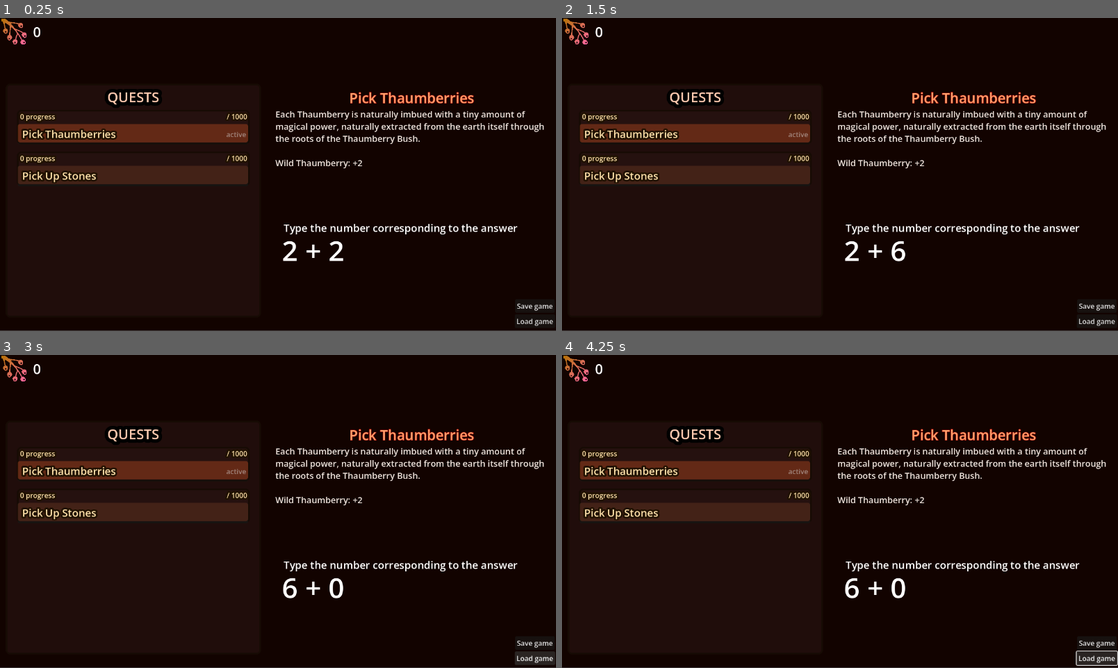
Above: before the commit, frames 1-4 (two rows, left to right).
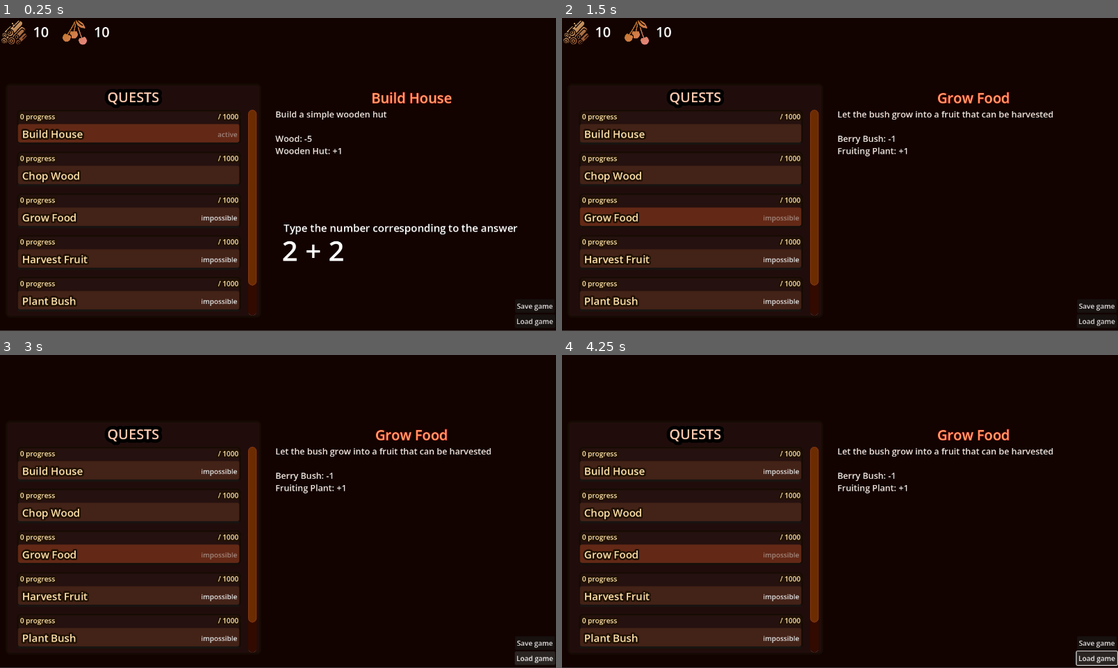
Above: after the commit, the same moments.

Repository: mark-chimes/mathcraft
Game: Godot game, scene res://main.tscn
Same seed, same stepped clock (60 frames per second), same inputs: the game is played once before the commit and once after it.
Inputs (mouse positions are in pixels of both pictures, inside the frame that each line leads up to; where the layout moved, square brackets give the same spot in the first picture):
- Up to frame 1 (0.25 s): no input
- Up to frame 2 (1.5 s): click (695, 174) at 0.52 s; click (689, 218) [695, 133] at 1.25 s
- Up to frame 3 (3 s): click "Save game" at 2 s; click "Load game" at 2.75 s
- Up to frame 4 (4.25 s): hold Right (right) from 3.53 s (still down)

The runs differ from the first frame. In frame 1, 11% of the frame differs, in the area x 0-98%, y 0-96%; in frame 2, 14%; in frame 3, 13%; in frame 4, 13%.

Commit message:
New town quests and fix scroll issue

Diff:
--- a/main.tscn
+++ b/main.tscn
@@ -4,10 +4,11 @@
 [ext_resource type="PackedScene" uid="uid://cuc13sg5m1opb" path="res://stock/display/stock_display.tscn" id="2_82xsv"]
 [ext_resource type="PackedScene" uid="uid://cpoa0e671quv4" path="res://stock/stock_control.tscn" id="2_getpj"]
 [ext_resource type="Script" uid="uid://c5sxrd4eoxsv6" path="res://stock/item_data.gd" id="3_vivmo"]
-[ext_resource type="Resource" uid="uid://decx3hdd3kxrg" path="res://stock/item/thaumberry.tres" id="4_2cqfq"]
+[ext_resource type="Resource" uid="uid://rpeaarc21ns3" path="res://stock/item_town/wood.tres" id="4_dg77c"]
 [ext_resource type="PackedScene" uid="uid://csh7j5mt7hv5r" path="res://quest/quest_manager.tscn" id="4_lquwl"]
 [ext_resource type="PackedScene" uid="uid://c0jylxnlmvvcp" path="res://quest/display/quest_group_display.tscn" id="5_7mycd"]
 [ext_resource type="Resource" uid="uid://brtf57wuqnvl" path="res://quest/quest_definitions/0_NULL_QUEST.tres" id="5_dg77c"]
+[ext_resource type="Resource" uid="uid://drllynphootd1" path="res://stock/item_town/food.tres" id="5_ycdy4"]
 [ext_resource type="PackedScene" uid="uid://cc71g6jbkpr0j" path="res://qna/q_n_a.tscn" id="6_7mycd"]
 [ext_resource type="Resource" uid="uid://tguudnm7na35" path="res://qna/generators/non_generator.tres" id="10_4c57u"]
 [ext_resource type="Script" uid="uid://cyruhkev45o2p" path="res://quest/display/current_quest_display.gd" id="11_efxa6"]
@@ -28,7 +29,8 @@
 [node name="StockControl" parent="Game/Inventory" unique_id=741979544 node_paths=PackedStringArray("stock_display") instance=ExtResource("2_getpj")]
 stock_display = NodePath("../StockDisplay")
 initial_inventory = Dictionary[ExtResource("3_vivmo"), int]({
-ExtResource("4_2cqfq"): 0
+ExtResource("4_dg77c"): 10,
+ExtResource("5_ycdy4"): 10
 })
 
 [node name="StockDisplay" parent="Game/Inventory" unique_id=662775784 instance=ExtResource("2_82xsv")]
@@ -43,6 +45,7 @@
 qna = NodePath("../../QnA")
 non_question = ExtResource("10_4c57u")
 null_quest = ExtResource("5_dg77c")
+all_quest_details_path = "res://quest/quest_definitions_town/"
 
 [node name="QuestGroupDisplayHolder" type="Control" parent="Game/Quests" unique_id=141513222]
 layout_mode = 3
--- a/quest/display/quest_display.tscn
+++ b/quest/display/quest_display.tscn
@@ -77,6 +77,7 @@
 [node name="ActivateButton" type="Button" parent="Control" unique_id=921258812]
 layout_mode = 2
 focus_mode = 0
+mouse_filter = 1
 text = "inactive"
 alignment = 2
 
--- a/quest/display/quest_group_display.tscn
+++ b/quest/display/quest_group_display.tscn
@@ -52,7 +52,6 @@
 
 [node name="ScrollContainer" type="ScrollContainer" parent="MarginContainer" unique_id=2058660074]
 layout_mode = 2
-mouse_filter = 2
 theme = ExtResource("1_755ly")
 horizontal_scroll_mode = 0
 
@@ -70,3 +69,4 @@
 
 [node name="QuestDisplay" parent="MarginContainer/ScrollContainer/MarginContainer/VBoxContainer" unique_id=639139388 instance=ExtResource("1_u5pbd")]
 layout_mode = 2
+mouse_filter = 2
--- /dev/null
+++ b/quest/quest_definitions_town/0_NULL_QUEST.tres
@@ -0,0 +1,16 @@
+[gd_resource type="Resource" script_class="QuestDetails" format=3 uid="uid://cwdxdga43gwhp"]
+
+[ext_resource type="Script" uid="uid://c5sxrd4eoxsv6" path="res://stock/item_data.gd" id="1_cf87p"]
+[ext_resource type="Script" uid="uid://ciars6sww88f0" path="res://qna/generators/non_generator.gd" id="2_5njkv"]
+[ext_resource type="Script" uid="uid://bat5xbmp1mw6y" path="res://quest/quest_details.gd" id="3_bu74x"]
+
+[sub_resource type="Resource" id="Resource_o5blm"]
+script = ExtResource("2_5njkv")
+metadata/_custom_type_script = "uid://ciars6sww88f0"
+
+[resource]
+script = ExtResource("3_bu74x")
+quest_id = "null_quest"
+quest_title = "No Quest Active"
+question_generator = SubResource("Resource_o5blm")
+metadata/_custom_type_script = "uid://bat5xbmp1mw6y"
--- /dev/null
+++ b/quest/quest_definitions_town/build_house.tres
@@ -0,0 +1,19 @@
+[gd_resource type="Resource" script_class="QuestDetails" format=3 uid="uid://djm6dv8qevq55"]
+
+[ext_resource type="Script" uid="uid://c5sxrd4eoxsv6" path="res://stock/item_data.gd" id="1_qogas"]
+[ext_resource type="Resource" uid="uid://cg1ldy25qcqes" path="res://qna/generators/addition_generator.tres" id="2_avbdq"]
+[ext_resource type="Resource" uid="uid://5220nkt44kx0" path="res://stock/item_town/hut.tres" id="2_jqrce"]
+[ext_resource type="Script" uid="uid://bat5xbmp1mw6y" path="res://quest/quest_details.gd" id="2_q1rtm"]
+[ext_resource type="Resource" uid="uid://rpeaarc21ns3" path="res://stock/item_town/wood.tres" id="3_qvnxy"]
+
+[resource]
+script = ExtResource("2_q1rtm")
+quest_id = "build_house"
+quest_title = "Build House"
+quest_description = "Build a simple wooden hut"
+question_generator = ExtResource("2_avbdq")
+item_mods = Dictionary[ExtResource("1_qogas"), int]({
+ExtResource("2_jqrce"): 1,
+ExtResource("3_qvnxy"): -5
+})
+metadata/_custom_type_script = "uid://bat5xbmp1mw6y"
--- /dev/null
+++ b/quest/quest_definitions_town/chop_wood.tres
@@ -0,0 +1,17 @@
+[gd_resource type="Resource" script_class="QuestDetails" format=3 uid="uid://bqcenm1cipt2l"]
+
+[ext_resource type="Script" uid="uid://c5sxrd4eoxsv6" path="res://stock/item_data.gd" id="1_noges"]
+[ext_resource type="Resource" uid="uid://cxk3mohaigffp" path="res://qna/generators/subtraction_generator.tres" id="2_h7t2e"]
+[ext_resource type="Resource" uid="uid://rpeaarc21ns3" path="res://stock/item_town/wood.tres" id="2_mkk76"]
+[ext_resource type="Script" uid="uid://bat5xbmp1mw6y" path="res://quest/quest_details.gd" id="2_pbnpl"]
+
+[resource]
+script = ExtResource("2_pbnpl")
+quest_id = "chop_wood"
+quest_title = "Chop Wood"
+quest_description = "Chop some wood from a nearby tree"
+question_generator = ExtResource("2_h7t2e")
+item_mods = Dictionary[ExtResource("1_noges"), int]({
+ExtResource("2_mkk76"): 2
+})
+metadata/_custom_type_script = "uid://bat5xbmp1mw6y"
--- /dev/null
+++ b/quest/quest_definitions_town/grow_food.tres
@@ -0,0 +1,28 @@
+[gd_resource type="Resource" script_class="QuestDetails" format=3 uid="uid://qkb0uqde5pcm"]
+
+[ext_resource type="Script" uid="uid://c5sxrd4eoxsv6" path="res://stock/item_data.gd" id="1_1k51l"]
+[ext_resource type="Script" uid="uid://bat5xbmp1mw6y" path="res://quest/quest_details.gd" id="2_h03on"]
+[ext_resource type="Resource" uid="uid://uhy4skqkperu" path="res://stock/item_town/berry_bush.tres" id="2_y65ei"]
+[ext_resource type="Resource" uid="uid://cg1ldy25qcqes" path="res://qna/generators/addition_generator.tres" id="3_5hajo"]
+[ext_resource type="Resource" uid="uid://bocrre7ypedg2" path="res://stock/item_town/fruit.tres" id="3_kq8uk"]
+[ext_resource type="Script" uid="uid://ca0nf5otmwtgb" path="res://quest/quest_unlock_requirements.gd" id="5_kq8uk"]
+
+[sub_resource type="Resource" id="Resource_p77as"]
+script = ExtResource("5_kq8uk")
+required_resources = Dictionary[StringName, int]({
+&"berry_bush": 1
+})
+metadata/_custom_type_script = "uid://ca0nf5otmwtgb"
+
+[resource]
+script = ExtResource("2_h03on")
+quest_id = "grow_food"
+quest_title = "Grow Food"
+quest_description = "Let the bush grow into a fruit that can be harvested"
+question_generator = ExtResource("3_5hajo")
+item_mods = Dictionary[ExtResource("1_1k51l"), int]({
+ExtResource("2_y65ei"): -1,
+ExtResource("3_kq8uk"): 1
+})
+unlock_requirements = SubResource("Resource_p77as")
+metadata/_custom_type_script = "uid://bat5xbmp1mw6y"
--- /dev/null
+++ b/quest/quest_definitions_town/harvest_fruit.tres
@@ -0,0 +1,28 @@
+[gd_resource type="Resource" script_class="QuestDetails" format=3 uid="uid://cp0mcg7de5m3"]
+
+[ext_resource type="Script" uid="uid://c5sxrd4eoxsv6" path="res://stock/item_data.gd" id="1_6n6a1"]
+[ext_resource type="Script" uid="uid://bat5xbmp1mw6y" path="res://quest/quest_details.gd" id="2_6rjwk"]
+[ext_resource type="Resource" uid="uid://bocrre7ypedg2" path="res://stock/item_town/fruit.tres" id="2_510vk"]
+[ext_resource type="Resource" uid="uid://drllynphootd1" path="res://stock/item_town/food.tres" id="3_y7t0o"]
+[ext_resource type="Resource" uid="uid://cxk3mohaigffp" path="res://qna/generators/subtraction_generator.tres" id="4_11kvf"]
+[ext_resource type="Script" uid="uid://ca0nf5otmwtgb" path="res://quest/quest_unlock_requirements.gd" id="6_fr54f"]
+
+[sub_resource type="Resource" id="Resource_wiety"]
+script = ExtResource("6_fr54f")
+required_resources = Dictionary[StringName, int]({
+&"fruit": 1
+})
+metadata/_custom_type_script = "uid://ca0nf5otmwtgb"
+
+[resource]
+script = ExtResource("2_6rjwk")
+quest_id = "harvest_fruit"
+quest_title = "Harvest Fruit"
+quest_description = "Harvest the fruit, so that it may be eaten as food"
+question_generator = ExtResource("4_11kvf")
+item_mods = Dictionary[ExtResource("1_6n6a1"), int]({
+ExtResource("2_510vk"): -1,
+ExtResource("3_y7t0o"): 4
+})
+unlock_requirements = SubResource("Resource_wiety")
+metadata/_custom_type_script = "uid://bat5xbmp1mw6y"
--- /dev/null
+++ b/quest/quest_definitions_town/plant_bush.tres
@@ -0,0 +1,28 @@
+[gd_resource type="Resource" script_class="QuestDetails" format=3 uid="uid://bltif7kwe41n2"]
+
+[ext_resource type="Script" uid="uid://c5sxrd4eoxsv6" path="res://stock/item_data.gd" id="1_q53dp"]
+[ext_resource type="Resource" uid="uid://uhy4skqkperu" path="res://stock/item_town/berry_bush.tres" id="2_kckxo"]
+[ext_resource type="Resource" uid="uid://bc8l0atchnf6i" path="res://stock/item_town/farmer.tres" id="3_kckxo"]
+[ext_resource type="Resource" uid="uid://cg1ldy25qcqes" path="res://qna/generators/addition_generator.tres" id="3_umrp7"]
+[ext_resource type="Script" uid="uid://bat5xbmp1mw6y" path="res://quest/quest_details.gd" id="4_mqewp"]
+[ext_resource type="Script" uid="uid://ca0nf5otmwtgb" path="res://quest/quest_unlock_requirements.gd" id="5_btlkm"]
+
+[sub_resource type="Resource" id="Resource_p77as"]
+script = ExtResource("5_btlkm")
+required_resources = Dictionary[StringName, int]({
+&"farmer": 1
+})
+metadata/_custom_type_script = "uid://ca0nf5otmwtgb"
+
+[resource]
+script = ExtResource("4_mqewp")
+quest_id = "plant_bush"
+quest_title = "Plant Bush"
+quest_description = "Have your farmer plant a bush to tend that will eventually grow food."
+question_generator = ExtResource("3_umrp7")
+item_mods = Dictionary[ExtResource("1_q53dp"), int]({
+ExtResource("2_kckxo"): 1,
+ExtResource("3_kckxo"): -1
+})
+unlock_requirements = SubResource("Resource_p77as")
+metadata/_custom_type_script = "uid://bat5xbmp1mw6y"
--- /dev/null
+++ b/quest/quest_definitions_town/recruit_farmer.tres
@@ -0,0 +1,28 @@
+[gd_resource type="Resource" script_class="QuestDetails" format=3 uid="uid://muu0g3dxn6k5"]
+
+[ext_resource type="Script" uid="uid://c5sxrd4eoxsv6" path="res://stock/item_data.gd" id="1_rksy6"]
+[ext_resource type="Script" uid="uid://bat5xbmp1mw6y" path="res://quest/quest_details.gd" id="2_75qtr"]
+[ext_resource type="Resource" uid="uid://bc8l0atchnf6i" path="res://stock/item_town/farmer.tres" id="2_g2h4b"]
+[ext_resource type="Resource" uid="uid://5220nkt44kx0" path="res://stock/item_town/hut.tres" id="3_12jsc"]
+[ext_resource type="Resource" uid="uid://drllynphootd1" path="res://stock/item_town/food.tres" id="4_ukan4"]
+[ext_resource type="Resource" uid="uid://bs5xtd71n0o1n" path="res://qna/generators/comparison_generator.tres" id="5_133pj"]
+[ext_resource type="Script" uid="uid://ca0nf5otmwtgb" path="res://quest/quest_unlock_requirements.gd" id="7_l25wv"]
+
+[sub_resource type="Resource" id="Resource_flhrq"]
+script = ExtResource("7_l25wv")
+completed_quests = Array[StringName]([&"build_house"])
+metadata/_custom_type_script = "uid://ca0nf5otmwtgb"
+
+[resource]
+script = ExtResource("2_75qtr")
+quest_id = "recruit_farmer"
+quest_title = "Recruit Farmer"
+quest_description = "Recruit a farmer to come tend your lands and grow crops"
+question_generator = ExtResource("5_133pj")
+item_mods = Dictionary[ExtResource("1_rksy6"), int]({
+ExtResource("2_g2h4b"): 1,
+ExtResource("3_12jsc"): -1,
+ExtResource("4_ukan4"): -4
+})
+unlock_requirements = SubResource("Resource_flhrq")
+metadata/_custom_type_script = "uid://bat5xbmp1mw6y"
--- a/quest/quest_manager.gd
+++ b/quest/quest_manager.gd
@@ -20,6 +20,8 @@
 const REQUIRED_PROGRESS = 1000
 
 signal update_quest_text(quest_details: QuestDetails)
+
+var is_unlock_all = true # CHEAT to unlock all quests immediately
 
 func _ready():
 	null_activity = ActivityInfo.new()
@@ -65,13 +67,19 @@
 		locked_quests.erase(quest)
 
 func unlock_quests():
+
 	var to_unlock : Array[QuestDetails] = []
 
-	for quest in locked_quests:
-		if quest.unlock_requirements == null:
-			to_unlock.append(quest)
-		elif quest.unlock_requirements.is_unlocked(stock_control, self):
-			to_unlock.append(quest)
+	if is_unlock_all:
+		to_unlock = locked_quests.duplicate()
+	else:
+
+		for quest in locked_quests:
+			if quest.unlock_requirements == null:
+				to_unlock.append(quest)
+			elif quest.unlock_requirements.is_unlocked(stock_control, self):
+				to_unlock.append(quest)
+
 
 	for quest in to_unlock:
 		print("Unlocking quest: " + quest.quest_title)
--- /dev/null
+++ b/stock/item_town/berry_bush.tres
@@ -0,0 +1,12 @@
+[gd_resource type="Resource" script_class="ItemData" format=3 uid="uid://uhy4skqkperu"]
+
+[ext_resource type="Texture2D" uid="uid://1uyvtqlqrgqc" path="res://assets/art/item/berry-bush.png" id="1_83c1l"]
+[ext_resource type="Script" uid="uid://c5sxrd4eoxsv6" path="res://stock/item_data.gd" id="2_1tmip"]
+
+[resource]
+script = ExtResource("2_1tmip")
+id = &"berry_bush"
+display_name = "Berry Bush"
+icon = ExtResource("1_83c1l")
+description = "A berry bush that can grow berries"
+metadata/_custom_type_script = "uid://c5sxrd4eoxsv6"
--- /dev/null
+++ b/stock/item_town/farmer.tres
@@ -0,0 +1,12 @@
+[gd_resource type="Resource" script_class="ItemData" format=3 uid="uid://bc8l0atchnf6i"]
+
+[ext_resource type="Texture2D" uid="uid://b0qqpvcxkdg2i" path="res://assets/art/item/farmer.png" id="1_5vtlm"]
+[ext_resource type="Script" uid="uid://c5sxrd4eoxsv6" path="res://stock/item_data.gd" id="1_6fj48"]
+
+[resource]
+script = ExtResource("1_6fj48")
+id = &"farmer"
+display_name = "Farmer"
+icon = ExtResource("1_5vtlm")
+description = "A farmer that tends the lands"
+metadata/_custom_type_script = "uid://c5sxrd4eoxsv6"
--- /dev/null
+++ b/stock/item_town/food.tres
@@ -0,0 +1,12 @@
+[gd_resource type="Resource" script_class="ItemData" format=3 uid="uid://drllynphootd1"]
+
+[ext_resource type="Texture2D" uid="uid://d4alv36ol2bwo" path="res://assets/cherry.png" id="1_0fy3t"]
+[ext_resource type="Script" uid="uid://c5sxrd4eoxsv6" path="res://stock/item_data.gd" id="1_g3k78"]
+
+[resource]
+script = ExtResource("1_g3k78")
+id = &"food"
+display_name = "Food"
+icon = ExtResource("1_0fy3t")
+description = "Tasty snacks that can be eaten!"
+metadata/_custom_type_script = "uid://c5sxrd4eoxsv6"
--- /dev/null
+++ b/stock/item_town/fruit.tres
@@ -0,0 +1,12 @@
+[gd_resource type="Resource" script_class="ItemData" format=3 uid="uid://bocrre7ypedg2"]
+
+[ext_resource type="Script" uid="uid://c5sxrd4eoxsv6" path="res://stock/item_data.gd" id="1_4pa6c"]
+[ext_resource type="Texture2D" uid="uid://exbnrtsvwoex" path="res://assets/art/item/fruiting.png" id="1_ctse3"]
+
+[resource]
+script = ExtResource("1_4pa6c")
+id = &"fruit"
+display_name = "Fruiting Plant"
+icon = ExtResource("1_ctse3")
+description = "A fruiting bud that can be harvested for food"
+metadata/_custom_type_script = "uid://c5sxrd4eoxsv6"
--- /dev/null
+++ b/stock/item_town/hut.tres
@@ -0,0 +1,12 @@
+[gd_resource type="Resource" script_class="ItemData" format=3 uid="uid://5220nkt44kx0"]
+
+[ext_resource type="Texture2D" uid="uid://cslfxe66dmqhe" path="res://assets/art/item/hut.png" id="1_4lwoi"]
+[ext_resource type="Script" uid="uid://c5sxrd4eoxsv6" path="res://stock/item_data.gd" id="1_j6xb6"]
+
+[resource]
+script = ExtResource("1_j6xb6")
+id = &"hut"
+display_name = "Wooden Hut"
+icon = ExtResource("1_4lwoi")
+description = "A simple wooden hut"
+metadata/_custom_type_script = "uid://c5sxrd4eoxsv6"
--- /dev/null
+++ b/stock/item_town/wood.tres
@@ -0,0 +1,12 @@
+[gd_resource type="Resource" script_class="ItemData" format=3 uid="uid://rpeaarc21ns3"]
+
+[ext_resource type="Script" uid="uid://c5sxrd4eoxsv6" path="res://stock/item_data.gd" id="1_1wc2x"]
+[ext_resource type="Texture2D" uid="uid://bcn8qksldrabr" path="res://assets/art/item/wood-pile.png" id="1_2ghvh"]
+
+[resource]
+script = ExtResource("1_1wc2x")
+id = &"wood"
+display_name = "Wood"
+icon = ExtResource("1_2ghvh")
+description = "Logs - useful building material"
+metadata/_custom_type_script = "uid://c5sxrd4eoxsv6"
Binary file added: assets/art/item/berry-bush.png
Not shown, added: assets/art/item/berry-bush.png.import
Binary file added: assets/art/item/farmer.png
Not shown, added: assets/art/item/farmer.png.import
Binary file added: assets/art/item/fruiting.png
Not shown, added: assets/art/item/fruiting.png.import
Binary file added: assets/art/item/hut.png
Not shown, added: assets/art/item/hut.png.import
Binary file added: assets/art/item/wood-pile.png
Not shown, added: assets/art/item/wood-pile.png.import
